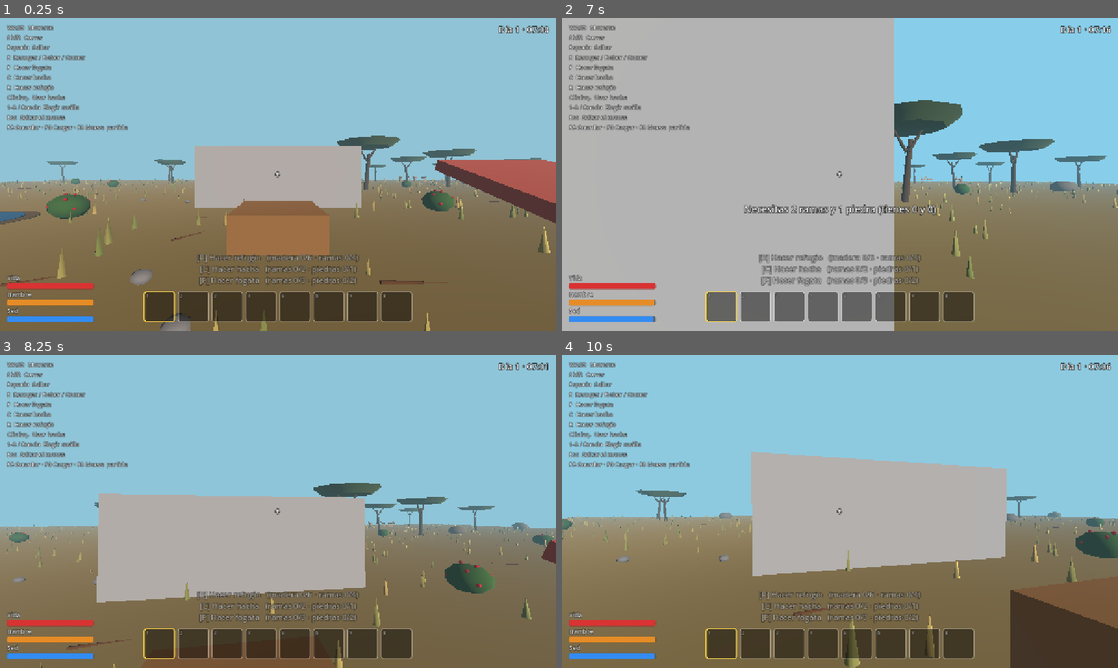
Above: before the commit, frames 1-4 (two rows, left to right).
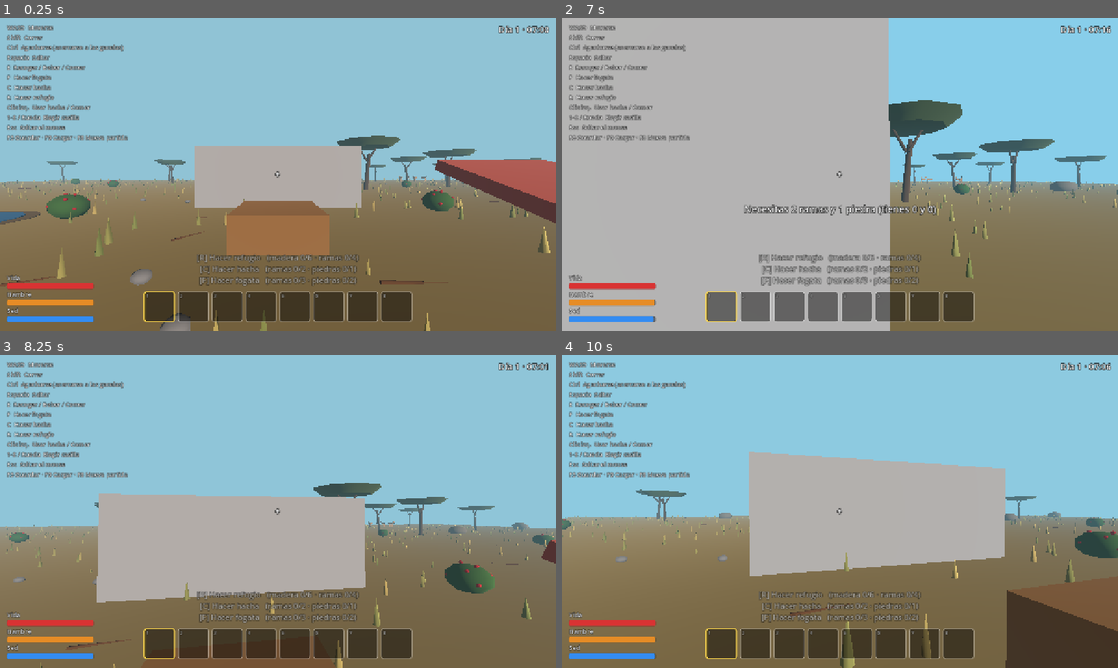
Above: after the commit, the same moments.

Repository: cgalvezd92/VideoJuego
Game: Godot game, scene res://Levels/main.tscn
Two runs of this game, one before a commit and one after it. Both use one fixed random seed, a clock stepped at 60 frames per second and the inputs below.
Inputs (mouse positions are in pixels of both pictures, inside the frame that each line leads up to):
- Up to frame 1 (0.25 s): no input
- Up to frame 2 (7 s): tap Enter at 0.5, 5.75 s; move the mouse to (867, 174) at 0.52 s; press the mouse at (867, 174) at 0.53 s; hold W (move_forward) 0.53-5.78 s; tap Space (jump) at 0.77, 1.52, 2.75, 3.02, 3.77, 4.52, 6.02, 6.5, 6.77 s; tap E (interact) at 0.8, 1.35, 3.8, 6.6 s; move the mouse to (812, 174) at 1.27 s; release the mouse at (812, 174) at 1.28 s; tap Shift (sprint) at 1.55, 4.55 s; move the mouse to (851, 168) at 2.02 s; hold Shift (sprint) 2.03-2.78 s; tap Ctrl (crouch, bound only after the commit) at 2.3, 2.85, 5.3 s; move the mouse to (834, 180) at 2.77 s; click (834, 180) at 3.05 s; move the mouse to (878, 177) at 3.52 s; press the mouse at (878, 177) at 3.53 s; move the mouse to (795, 171) at 4.27 s; release the mouse at (795, 171) at 4.28 s; tap F (build_fire) at 4.35 s; move the mouse to (845, 174) at 5.02 s; hold R (build_shelter) 5.03-5.78 s; move the mouse to (817, 168) at 5.77 s; hold D (move_right) 5.78-6.53 s; tap C (craft_axe) at 5.85 s; click (817, 168) at 6.05 s; move the mouse to (867, 174) at 6.52 s; hold W (move_forward) from 6.53 s (still down)
- Up to frame 3 (8.25 s): keep holding W (move_forward); move the mouse to (250, 511) at 7.27 s; tap F8 (new_game) at 7.35 s; tap Space (jump) at 7.52 s; tap Shift (sprint) at 7.55 s; move the mouse to (289, 505) at 8.02 s; hold Shift (sprint) from 8.03 s (still down)
- Up to frame 4 (10 s): tap Ctrl (crouch, bound only after the commit) at 8.3, 8.85 s; move the mouse to (834, 517) at 8.77 s; release W (move_forward) at 8.78 s; release Shift (sprint) at 8.78 s; hold A (move_left) 8.78-9.53 s; tap Space (jump) at 9.02, 9.77 s; click (834, 517) at 9.05 s; move the mouse to (878, 514) at 9.52 s; hold W (move_forward) from 9.53 s (still down); tap 1 at 9.6 s; tap E (interact) at 9.8 s

The runs differ from the first frame. In frame 1, 1.7% of the frame differs, in the area x 1-23%, y 8-40%; in frame 2, 2.3%; in frame 3, 1.7%; in frame 4, 3.3%, in the area x 0-100%, y 8-100%.

Commit message:
Etapa 12: cazar gacelas, cocinar y comer carne
- player.gd: Ctrl para agacharse (más lento, cámara baja).
- gazelle.gd: agachado solo te notan a 2.5 m; 2 golpes de hacha (el
  primero la hiere y corre más despacio); da 3 de carne cruda y
  reaparece en su zona a los 3 minutos.
- tools.gd: el hacha también caza; con comida seleccionada, clic come
  (cocida +45 hambre, cruda +5 hambre y -10 vida).
- campfire.gd: mirar la fogata y E cocina un trozo de carne.
- interactor.gd: avisos de cazar y de comer.
- inventory_ui.gd: nombres largos en dos líneas.
- hud.gd: avisos sin huecos y controles nuevos.
- Acción de entrada crouch (Ctrl).
- CLAUDE.md: etapa 11 lista, etapa 12 en pruebas.

Co-Authored-By: Claude Opus 5.5 <noreply@anthropic.com>
Claude-Session: https://claude.ai/code/session_015eDmJJqEXKPdpgqKicuVm4

Diff:
--- a/Player/hud.gd
+++ b/Player/hud.gd
@@ -15,12 +15,13 @@
 
 const CONTROLS_TEXT: String = """WASD  Moverse
 Shift  Correr
+Ctrl  Agacharse (acercarse a las gacelas)
 Espacio  Saltar
 E  Recoger / Beber / Comer
 F  Hacer fogata
 C  Hacer hacha
 R  Hacer refugio
-Clic izq.  Usar hacha
+Clic izq.  Usar hacha / Comer
 1-8 / Rueda  Elegir casilla
 Esc  Soltar el mouse
 F5 Guardar · F9 Cargar · F8 Nueva partida"""
@@ -82,6 +83,13 @@
 		hint.modulate = Color(1.0, 0.85, 0.3)
 	else:
 		hint.modulate = Color(1, 1, 1, 0.55)
+
+	# Coloca los avisos con texto uno encima de otro, sin dejar huecos.
+	var bottom: float = -104.0
+	for label in hint_labels:
+		if label.text != "":
+			label.offset_bottom = bottom
+			bottom -= 26.0
 
 
 func set_stats(health: float, hunger: float, thirst: float, max_value: float, near_fire: bool) -> void:
--- a/Player/interactor.gd
+++ b/Player/interactor.gd
@@ -28,12 +28,20 @@
 		hud.set_prompt(target.get_prompt())
 		if pressed:
 			hud.show_message(target.interact(owner))
+	elif target != null and target.has_method("hit"):
+		# Gacelas: se cazan con el hacha (clic izquierdo, lo gestiona Tools).
+		if tools.is_holding_axe():
+			hud.set_prompt("[Clic] " + target.get_hit_text())
+		else:
+			hud.set_prompt("Necesitas un hacha en la mano para cazar")
 	elif target != null and target.has_method("chop"):
 		# Árboles: se talan con el hacha (clic izquierdo, lo gestiona Tools).
 		if tools.is_holding_axe():
 			hud.set_prompt("[Clic] " + target.get_chop_text())
 		else:
 			hud.set_prompt("Necesitas un hacha en la mano para talar")
+	elif tools.is_holding_food():
+		hud.set_prompt("[Clic] Comer " + inventory.get_selected_item().name)
 	else:
 		hud.set_prompt("")
 
--- a/Player/inventory_ui.gd
+++ b/Player/inventory_ui.gd
@@ -85,6 +85,8 @@
 		var item_name := _add_label(panel, "", 14, Control.PRESET_FULL_RECT)
 		item_name.horizontal_alignment = HORIZONTAL_ALIGNMENT_CENTER
 		item_name.vertical_alignment = VERTICAL_ALIGNMENT_CENTER
+		# Nombres largos ("Carne cocida") pasan a dos líneas.
+		item_name.autowrap_mode = TextServer.AUTOWRAP_WORD_SMART
 		name_labels.append(item_name)
 
 		# Cantidad (abajo a la derecha).
--- a/Player/player.gd
+++ b/Player/player.gd
@@ -5,6 +5,8 @@
 @export_group("Movimiento")
 @export var walk_speed: float = 4.0
 @export var sprint_speed: float = 6.5
+## Velocidad agachado (Ctrl): sirve para acercarse a los animales.
+@export var crouch_speed: float = 1.8
 @export var jump_velocity: float = 4.5
 @export var ground_acceleration: float = 30.0
 @export var air_acceleration: float = 8.0
@@ -19,6 +21,9 @@
 @onready var head: Node3D = $Head
 
 var spawn_position: Vector3
+var crouching: bool = false
+const HEAD_HEIGHT: float = 1.6
+const CROUCH_HEAD_HEIGHT: float = 1.0
 
 
 func _ready() -> void:
@@ -59,7 +64,16 @@
 	)
 	var direction: Vector3 = transform.basis * Vector3(input_dir.x, 0.0, input_dir.y)
 
-	var speed: float = sprint_speed if Input.is_action_pressed("sprint") else walk_speed
+	crouching = Input.is_action_pressed("crouch")
+	var speed: float = walk_speed
+	if crouching:
+		speed = crouch_speed
+	elif Input.is_action_pressed("sprint"):
+		speed = sprint_speed
+
+	# Al agacharse, la cámara baja suavemente.
+	var head_target: float = CROUCH_HEAD_HEIGHT if crouching else HEAD_HEIGHT
+	head.position.y = move_toward(head.position.y, head_target, 4.0 * delta)
 	var acceleration: float = ground_acceleration if is_on_floor() else air_acceleration
 
 	var horizontal := Vector2(velocity.x, velocity.z)
@@ -76,6 +90,16 @@
 		respawn()
 
 
+## Las gacelas la usan para saber si te estás acercando con sigilo.
+func is_crouching() -> bool:
+	return crouching
+
+
+## ¿Va corriendo? (las gacelas te oyen desde más lejos).
+func is_sprinting() -> bool:
+	return Input.is_action_pressed("sprint") and not crouching
+
+
 ## Vuelve al punto de partida (al caer del mapa o al desmayarse).
 func respawn() -> void:
 	global_position = spawn_position
--- a/Player/tools.gd
+++ b/Player/tools.gd
@@ -1,5 +1,6 @@
 extends Node
 ## Herramientas: muestra el hacha en la mano y golpea con clic izquierdo (Etapa 9).
+## Con el hacha también se caza; con comida seleccionada, el clic come (Etapa 12).
 ## Va en el nodo "Tools", hijo de Player.
 
 const AXE_SCENE: PackedScene = preload("res://objects/stone_axe.tscn")
@@ -7,10 +8,17 @@
 ## Segundos entre golpe y golpe.
 @export var swing_cooldown: float = 0.5
 
+## Comida: cuánta hambre quita y cuánta vida suma (negativo = hace daño).
+const FOODS: Dictionary = {
+	"carne_cocida": { "hunger": 45.0, "health": 5.0, "text": "Comiste carne cocida. ¡Qué rica!" },
+	"carne_cruda": { "hunger": 5.0, "health": -10.0, "text": "Comiste carne cruda... te sienta mal" },
+}
+
 @onready var inventory = owner.get_node("Inventory")
 @onready var hud = owner.get_node("HUD")
 @onready var camera: Camera3D = owner.get_node("Head/Camera3D")
 @onready var interactor: RayCast3D = owner.get_node("Head/Camera3D/Interactor")
+@onready var survival = owner.get_node("Survival")
 
 var axe_model: Node3D
 var rest_rotation: Vector3
@@ -37,13 +45,32 @@
 func _unhandled_input(event: InputEvent) -> void:
 	# Solo golpea con el mouse capturado (el primer clic tras Esc lo recaptura).
 	if event.is_action_pressed("attack") and Input.mouse_mode == Input.MOUSE_MODE_CAPTURED:
-		if is_holding_axe() and cooldown <= 0.0:
+		if cooldown > 0.0:
+			return
+		if is_holding_axe():
 			_swing()
+		elif is_holding_food():
+			_eat()
 
 
 func is_holding_axe() -> bool:
 	var item = inventory.get_selected_item()
 	return item != null and item.id == "hacha"
+
+
+func is_holding_food() -> bool:
+	var item = inventory.get_selected_item()
+	return item != null and FOODS.has(item.id)
+
+
+func _eat() -> void:
+	cooldown = swing_cooldown
+	var item = inventory.get_selected_item()
+	var food: Dictionary = FOODS[item.id]
+	inventory.remove_item(item.id, 1)
+	survival.eat(food.hunger)
+	survival.health = clampf(survival.health + food.health, 0.0, survival.max_value)
+	hud.show_message(food.text)
 
 
 func _update_held() -> void:
@@ -60,6 +87,9 @@
 	tween.tween_property(axe_model, "rotation", rest_rotation, 0.25)
 
 	var target: Object = interactor.get_collider()
+	if target != null and target.has_method("hit"):
+		_hunt(target)
+		return
 	if target == null or not target.has_method("chop"):
 		return
 
@@ -69,3 +99,13 @@
 			hud.show_message("Talaste el árbol, pero el inventario está lleno")
 		else:
 			hud.show_message("Talaste el árbol: +%d madera" % wood)
+
+
+func _hunt(gazelle: Object) -> void:
+	var meat: int = gazelle.hit()
+	if meat == 0:
+		hud.show_message("¡Gacela herida! Corre tras ella (Shift)")
+	elif inventory.add_item("carne_cruda", "Carne cruda", meat) == -1:
+		hud.show_message("Cazaste una gacela, pero el inventario está lleno")
+	else:
+		hud.show_message("Cazaste una gacela: +%d carne cruda. Cocínala en una fogata" % meat)
--- a/objects/campfire.gd
+++ b/objects/campfire.gd
@@ -1,5 +1,6 @@
 extends StaticBody3D
 ## Fogata: la luz y las llamas parpadean un poco (Etapa 4).
+## Mírala y pulsa E para cocinar carne cruda (Etapa 12).
 ## Va en el nodo raíz "Campfire" de campfire.tscn.
 
 @export var base_energy: float = 1.5
@@ -17,6 +18,25 @@
 	add_to_group("campfire")
 
 
+func get_prompt() -> String:
+	var inventory = get_tree().get_first_node_in_group("player").get_node("Inventory")
+	var raw: int = inventory.get_amount("carne_cruda")
+	if raw > 0:
+		return "[E] Cocinar carne cruda (tienes %d)" % raw
+	return "Fogata (aquí puedes cocinar carne)"
+
+
+## La llama el Interactor. Cocina un trozo de carne por pulsación.
+func interact(player: Node) -> String:
+	var inventory = player.get_node("Inventory")
+	if inventory.get_amount("carne_cruda") == 0:
+		return "No tienes carne cruda para cocinar"
+	if inventory.add_item("carne_cocida", "Carne cocida", 1) == -1:
+		return "Inventario lleno"
+	inventory.remove_item("carne_cruda", 1)
+	return "Cocinaste un trozo de carne"
+
+
 func _process(delta: float) -> void:
 	# Movimiento barato: solo dos senos, sin partículas ni sombras.
 	time += delta
--- a/objects/gazelle.gd
+++ b/objects/gazelle.gd
@@ -1,5 +1,6 @@
 extends CharacterBody3D
 ## Gacela: pasta, pasea por su zona y huye si el jugador se acerca (Etapa 8).
+## Se puede cazar con el hacha y reaparece con el tiempo (Etapa 12).
 ## Va en el nodo raíz "Gazelle" de gazelle.tscn.
 
 enum State { GRAZE, WALK, FLEE }
@@ -13,12 +14,21 @@
 @export var flee_distance: float = 9.0
 ## Lo mismo, pero si el jugador va corriendo (hace más ruido).
 @export var sprint_flee_distance: float = 15.0
+## Lo mismo, pero si el jugador va agachado (Ctrl): casi no lo nota.
+@export var crouch_flee_distance: float = 2.5
 ## Deja de huir cuando el jugador está más lejos que esto.
 @export var safe_distance: float = 28.0
 ## Hasta dónde pasea alrededor de su zona.
 @export var wander_radius: float = 10.0
 ## Más lejos que esto del jugador, la gacela no se mueve (ahorra recursos).
 @export var sleep_distance: float = 70.0
+
+@export_group("Caza")
+## Golpes de hacha para abatirla (el primero la hiere y la hace más lenta).
+@export var hits_needed: int = 2
+@export var meat_amount: int = 3
+## Segundos hasta que vuelve a aparecer en su zona.
+@export var respawn_time: float = 180.0
 
 const MAP_LIMIT: float = 54.0
 
@@ -31,6 +41,9 @@
 var anim_time: float = 0.0
 var player: Node3D
 var player_distance: float = 999.0
+var hits: int = 0
+var dead: bool = false
+var spawn_point: Vector3
 
 @onready var neck: Node3D = $Model/NeckPivot
 @onready var legs: Array[Node3D] = [$Model/LegFL, $Model/LegFR, $Model/LegBL, $Model/LegBR]
@@ -39,6 +52,7 @@
 func _ready() -> void:
 	add_to_group("gazelle")
 	home = global_position
+	spawn_point = global_position
 	player = get_tree().get_first_node_in_group("player")
 	# Cada gacela "piensa" en un momento distinto para repartir el trabajo.
 	think_time = randf() * 0.2
@@ -46,6 +60,8 @@
 
 
 func _physics_process(delta: float) -> void:
+	if dead:
+		return
 	think_time -= delta
 	if think_time <= 0.0:
 		think_time = 0.2  # Revisa al jugador 5 veces por segundo.
@@ -78,7 +94,8 @@
 				if is_on_wall():
 					flee_angle += PI * 0.5  # Choca con algo: cambia de rumbo.
 				direction = _away_from_player()
-				speed = run_speed
+				# Herida corre más despacio: se la puede alcanzar corriendo.
+				speed = run_speed * 0.55 if hits > 0 else run_speed
 
 	_move(direction, speed, delta)
 	_animate(speed, delta)
@@ -89,7 +106,9 @@
 		return
 	player_distance = global_position.distance_to(player.global_position)
 	var scare: float = flee_distance
-	if Input.is_action_pressed("sprint"):
+	if player.has_method("is_crouching") and player.is_crouching():
+		scare = crouch_flee_distance
+	elif player.has_method("is_sprinting") and player.is_sprinting():
 		scare = sprint_flee_distance
 	if player_distance < scare and state != State.FLEE:
 		_start_flee()
@@ -101,8 +120,53 @@
 
 ## La llama otra gacela que se ha asustado.
 func alarm() -> void:
-	if state != State.FLEE:
+	if state != State.FLEE and not dead:
 		_start_flee()
+
+
+## La llama Tools al golpear con el hacha. Devuelve la carne conseguida
+## (0 si solo queda herida).
+func hit() -> int:
+	if dead:
+		return 0
+	hits += 1
+	if hits < hits_needed:
+		_start_flee()
+		state_time = 6.0  # Herida, huye más tiempo.
+		for other in get_tree().get_nodes_in_group("gazelle"):
+			if other != self and other.global_position.distance_to(global_position) < 12.0:
+				other.alarm()
+		return 0
+	_die()
+	return meat_amount
+
+
+func get_hit_text() -> String:
+	return "Cazar gacela" if hits == 0 else "Cazar gacela (herida)"
+
+
+func _die() -> void:
+	dead = true
+	velocity = Vector3.ZERO
+	$CollisionShape3D.set_deferred("disabled", true)
+	# Cae de lado, desaparece y vuelve a aparecer más tarde.
+	var tween := create_tween()
+	tween.tween_property($Model, "rotation:z", PI * 0.5, 0.5)
+	tween.tween_interval(1.5)
+	tween.tween_callback(hide)
+	tween.tween_interval(respawn_time)
+	tween.tween_callback(_respawn)
+
+
+func _respawn() -> void:
+	global_position = spawn_point
+	home = spawn_point
+	$Model.rotation.z = 0.0
+	hits = 0
+	dead = false
+	$CollisionShape3D.disabled = false
+	show()
+	_start_graze()
 
 
 func _start_graze() -> void:
--- a/project.godot
+++ b/project.godot
@@ -95,6 +95,11 @@
 "events": [Object(InputEventKey,"resource_local_to_scene":false,"resource_name":"","device":-1,"window_id":0,"alt_press …(192 unchanged characters)…
 ]
 }
+crouch={
+"deadzone": 0.2,
+"events": [Object(InputEventKey,"resource_local_to_scene":false,"resource_name":"","device":-1,"window_id":0,"alt_pressed":false,"shift_pressed":false,"ctrl_pressed":false,"meta_pressed":false,"pressed":false,"keycode":0,"physical_keycode":4194326,"key_label":0,"unicode":0,"location":0,"echo":false,"script":null)
+]
+}
 
 [physics]
 
Not shown, changed: CLAUDE.md
